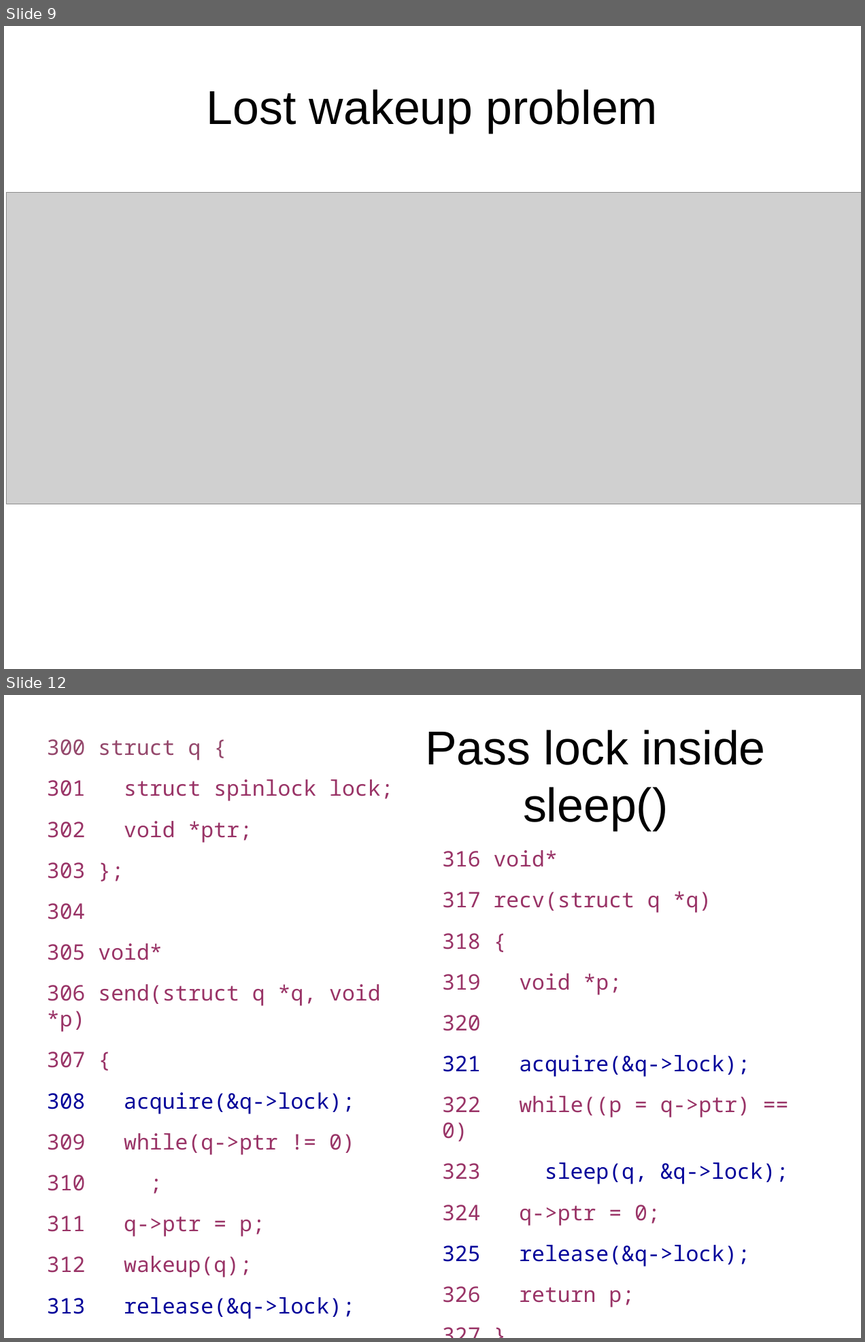
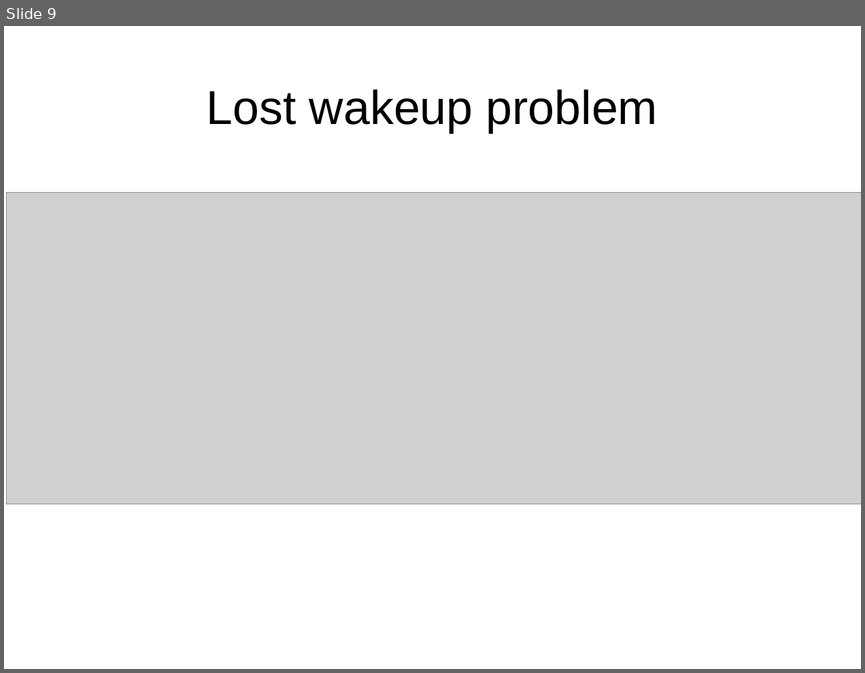
Before and after one commit to antonburtsev/cs5460, a slide deck: lectures/lecture17-locking-part3/lecture17-locking-part3.odp. Shown one above the other, each under a label of ours: slides 9 and 12 before the commit, slide 9 after it; the slides between them are not shown. The pictures are 865x1342 and 865x673 pixels, drawn with LibreOffice and Linux fonts; fonts in the diff are those of the drawing; grey boxes stand for pictures. Boxes give left, top, right and bottom in pixels: in the first picture for what was removed or moved away, otherwise in the second. Text is boxed around its words. In the diff, an @@ line names an element or a change of style, - is before the commit and + after.

```diff
--- a/lectures/lecture17-locking-part3/lecture17-locking-part3.odp
+++ b/lectures/lecture17-locking-part3/lecture17-locking-part3.odp
@@ slide 12 removed at bbox=[4, 695, 861, 1338], background #FFFFFF @@
@@ title removed at bbox=[425, 730, 765, 830] @@
-Pass lock inside sleep()
@@ text removed at bbox=[47, 739, 380, 1319] @@
-300 struct q {
-301 struct spinlock lock;
-302 void *ptr;
-303 };
-304
-305 void*
-306 send(struct q *q, void *p)
-307 {
-308 acquire(&q->lock);
-309 while(q->ptr != 0)
-310 ;
-311 q->ptr = p;
-312 wakeup(q);
-313 release(&q->lock);
-314 }
@@ text removed at bbox=[442, 850, 789, 1307] @@
-316 void*
-317 recv(struct q *q)
-318 {
-319 void *p;
-320
-321 acquire(&q->lock);
-322 while((p = q->ptr) == 0)
-323 sleep(q, &q->lock);
-324 q->ptr = 0;
-325 release(&q->lock);
-326 return p;
-327 }
```
Also in this commit, not shown: 11 other slides removed, 1 other file.
